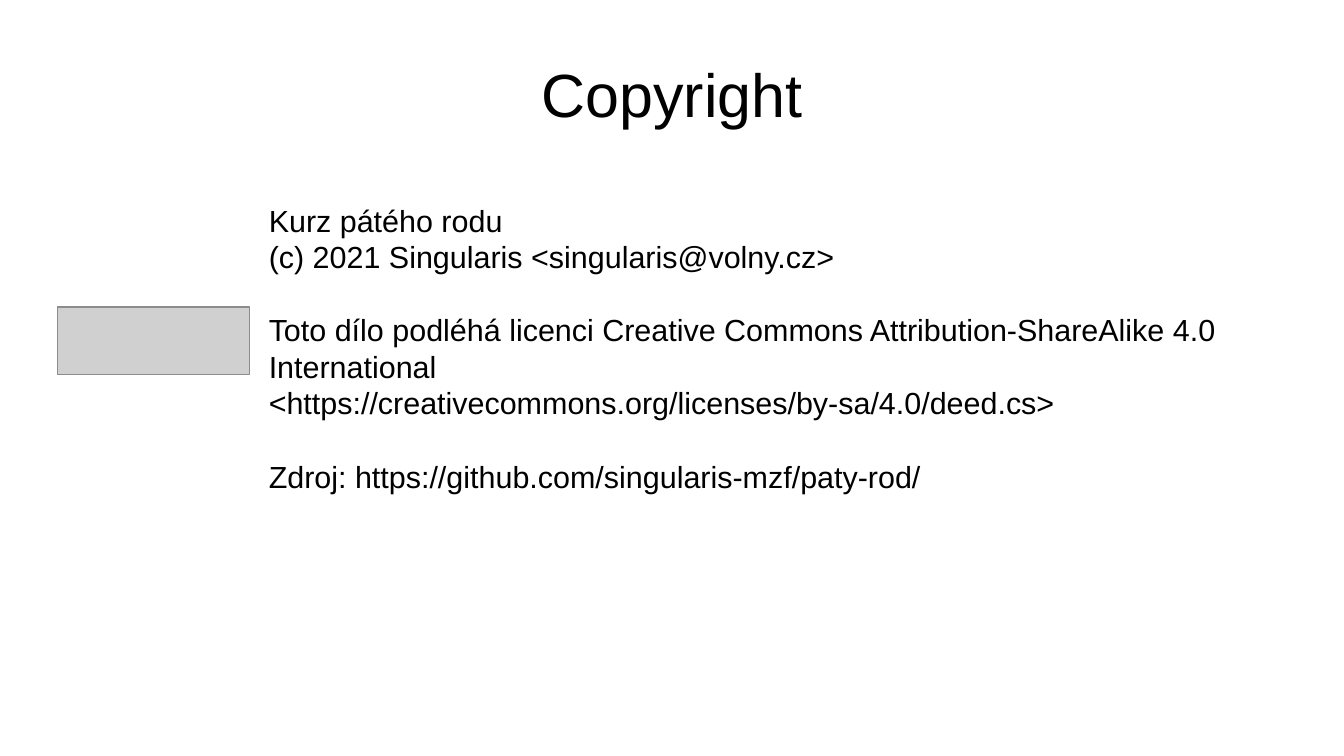
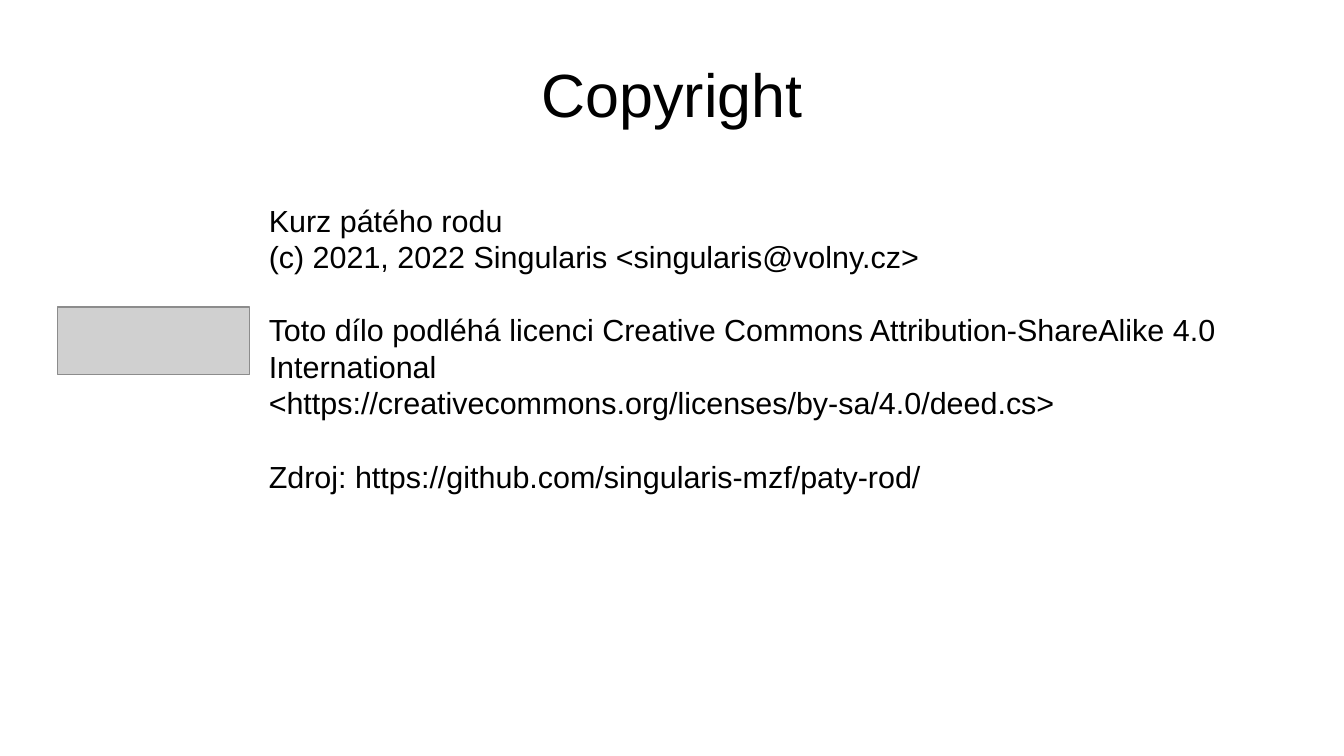
Before and after one commit to singularis-mzf/paty-rod, a slide deck: slide 37 of kurz/01-zacatecnix.odp (slide 35 before the commit). Drawn at 1344x756 pixels with LibreOffice and Linux fonts; fonts in the diff are those of the drawing; grey boxes stand for pictures; background and template pictures are left out. Boxes give left, top, right and bottom in pixels: in the first picture for what was removed or moved away, otherwise in the second. Text is boxed around its words. In the diff, an @@ line names an element or a change of style, - is before the commit and + after.

```diff
--- a/kurz/01-zacatecnix.odp
+++ b/kurz/01-zacatecnix.odp
@@ subtitle at [269, 246, 919, 274]: text changed @@
-(c) 2021 Singularis <singularis@volny.cz>
+(c) 2021, 2022 Singularis <singularis@volny.cz>
```
Also in this commit, not shown: 2 other slides changed, 2 slides added, 3 other files.
